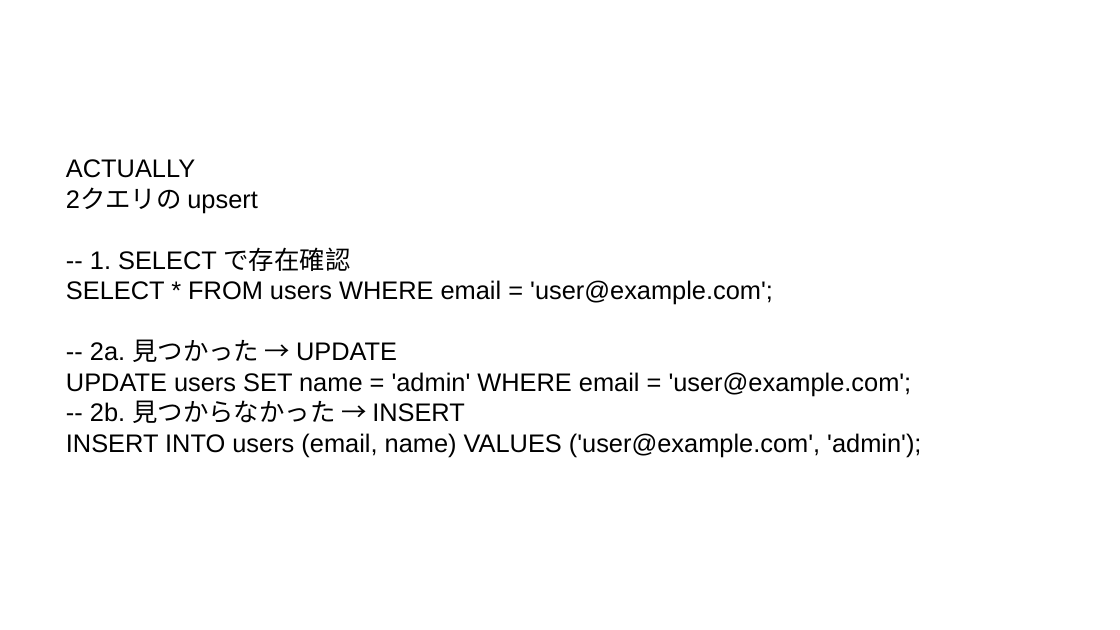
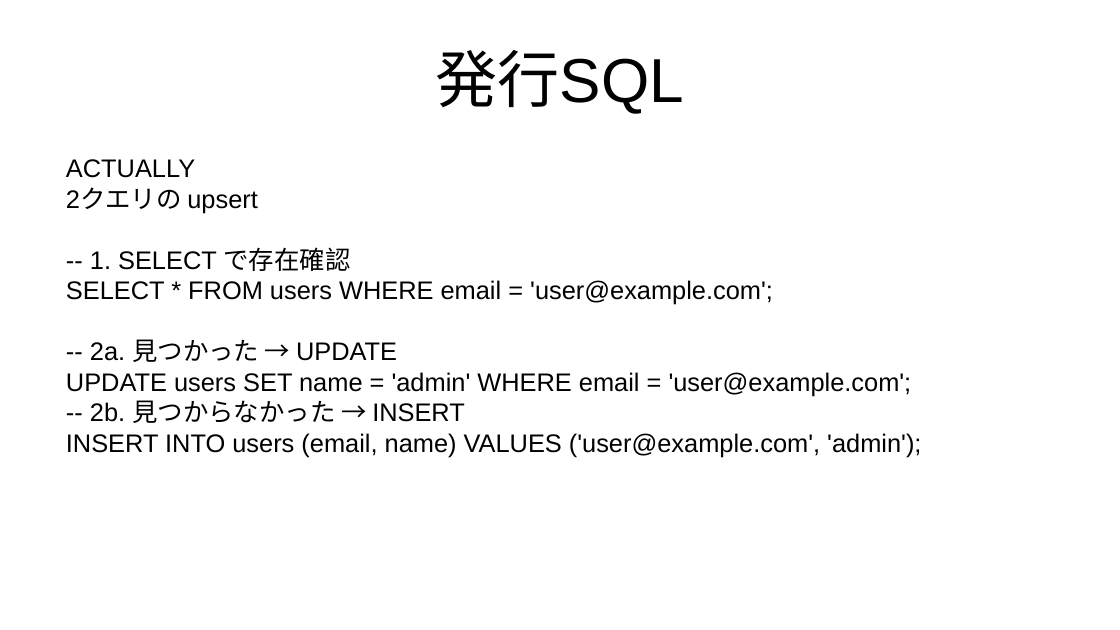
Before and after one commit to kijimad/roam, a slide deck: slide 11 of pdfs/20260616_upsert.odp (slide 10 before the commit). Drawn at 1120x630 pixels with LibreOffice and Linux fonts; fonts in the diff are those of the drawing. Boxes give left, top, right and bottom in pixels: in the first picture for what was removed or moved away, otherwise in the second. Text is boxed around its words. In the diff, an @@ line names an element or a change of style, - is before the commit and + after.

```diff
--- a/pdfs/20260616_upsert.odp
+++ b/pdfs/20260616_upsert.odp
@@ title added at (x1=436, y1=50, x2=684, y2=114), 44 pt, text #000000 @@
+発行SQL
```
Also in this commit, not shown: 7 other slides changed, 1 slide added, 1 slide removed, 6 other files.
